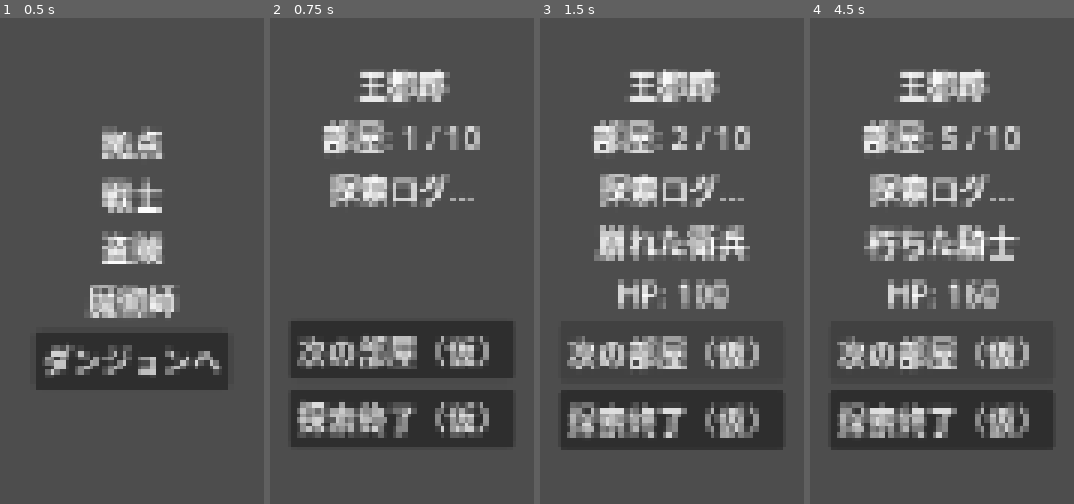
Above: before the commit, frames 1-4 (left to right).
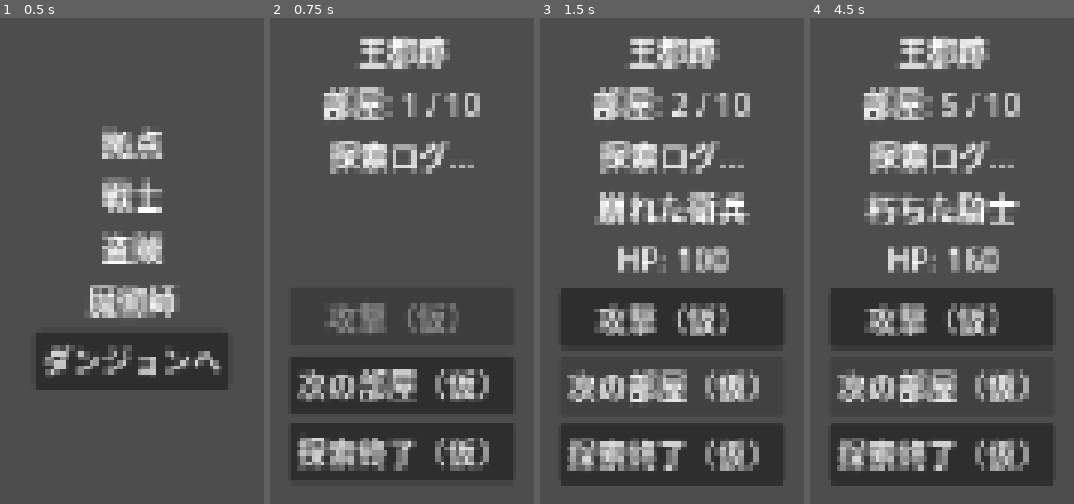
Above: after the commit, the same moments.

Repository: JeflyMarte/crownfall
Game: Godot game, scene res://scenes/boot/BootScene.tscn
Same seed, same stepped clock (60 frames per second), same inputs: the game is played once before the commit and once after it.
Inputs (mouse positions are in pixels of both pictures, inside the frame that each line leads up to):
- Up to frame 1 (0.5 s): no input
- Up to frame 2 (0.75 s): click "ダンジョンへ" at 0.5 s
- Up to frame 3 (1.5 s): click "次の部屋（仮）" at 1.25 s
- Up to frame 4 (4.5 s): click (942, 319) at 2 s, where only the run after the commit has a clickable "攻撃（仮）"; click "次の部屋（仮）" at 2.75 s; click "次の部屋（仮）" at 3.5 s; tap Enter at 4.25 s

Frame 1 is identical in both runs. In frame 2, 29% of the frame differs, in the area x 7-93%, y 3-96%; in frame 3, 40%, in the area x 7-93%, y 3-97%; in frame 4, 40%.

Commit message:
Task026: add apply_damage_to_enemy and ButtonAttack for temporary combat interaction
Co-Authored-By: Claude Sonnet 4.6 <noreply@anthropic.com>

Diff:
--- a/scenes/dungeon/DungeonScene.tscn
+++ b/scenes/dungeon/DungeonScene.tscn
@@ -50,6 +50,11 @@
 text = ""
 horizontal_alignment = 1
 
+[node name="ButtonAttack" type="Button" parent="VBoxContainer"]
+layout_mode = 2
+text = "攻撃（仮）"
+disabled = true
+
 [node name="ButtonNextRoom" type="Button" parent="VBoxContainer"]
 layout_mode = 2
 text = "次の部屋（仮）"
--- a/scripts/combat/CombatController.gd
+++ b/scripts/combat/CombatController.gd
@@ -13,3 +13,10 @@
 	is_in_combat = false
 	current_enemy_data = null
 	current_enemy_hp = 0
+
+func apply_damage_to_enemy(amount: int) -> void:
+	if not is_in_combat:
+		return
+	if current_enemy_data == null:
+		return
+	current_enemy_hp = max(0, current_enemy_hp - amount)
--- a/scripts/dungeon/DungeonScene.gd
+++ b/scripts/dungeon/DungeonScene.gd
@@ -1,8 +1,11 @@
 extends Control
+
+const DEBUG_ATTACK_DAMAGE: int = 10
 
 func _ready() -> void:
 	$VBoxContainer/ButtonFinish.pressed.connect(_on_finish_button_pressed)
 	$VBoxContainer/ButtonNextRoom.pressed.connect(_on_next_room_pressed)
+	$VBoxContainer/ButtonAttack.pressed.connect(_on_attack_pressed)
 	$DungeonController.start_dungeon("res://resources/dungeons/royal_ruins.tres")
 	_update_room_label()
 	_update_enemy_label()
@@ -37,8 +40,14 @@
 func _update_enemy_hp_label() -> void:
 	if $CombatController.is_in_combat:
 		$VBoxContainer/LabelEnemyHp.text = "HP: %d" % $CombatController.current_enemy_hp
+		$VBoxContainer/ButtonAttack.disabled = false
 	else:
 		$VBoxContainer/LabelEnemyHp.text = ""
+		$VBoxContainer/ButtonAttack.disabled = true
+
+func _on_attack_pressed() -> void:
+	$CombatController.apply_damage_to_enemy(DEBUG_ATTACK_DAMAGE)
+	_update_enemy_hp_label()
 
 func _on_finish_button_pressed() -> void:
 	SceneRouter.change_scene("res://scenes/result/ResultScene.tscn")
